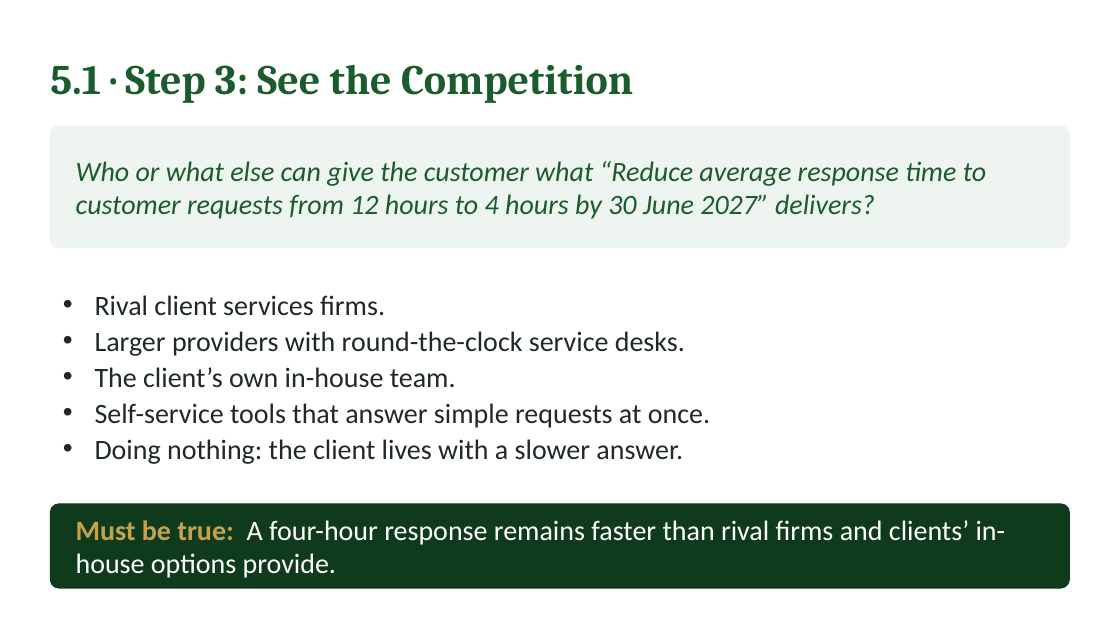
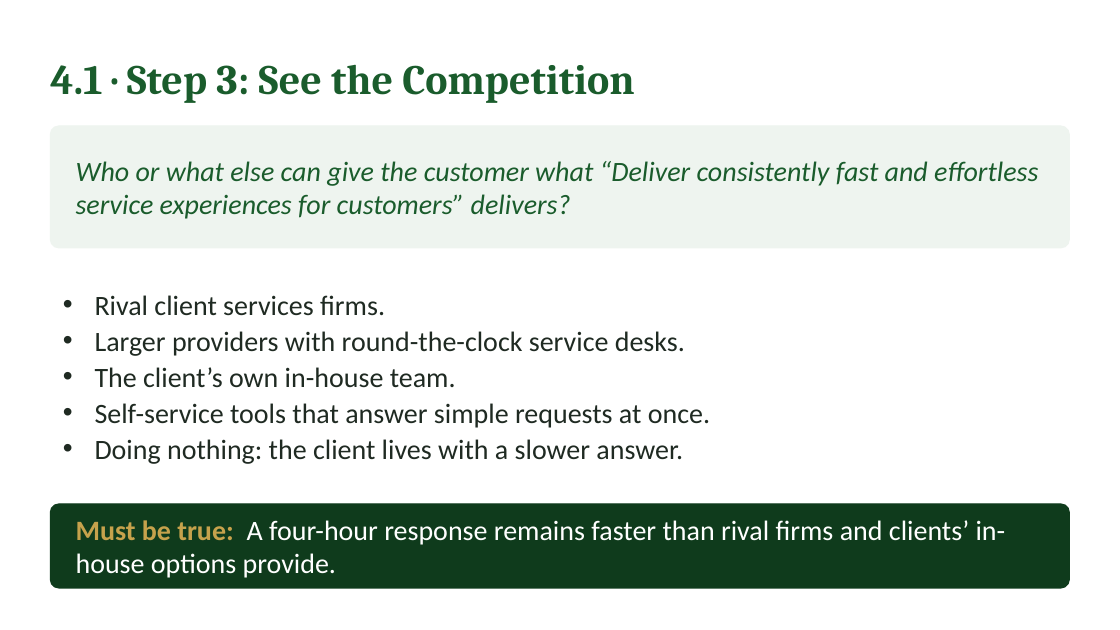
Before and after one commit to IBSL26/ibsl-platform, a slide deck: slide 25 of Claude outputs/Deck upload/Module-2/unit-04.pptx (slide 27 before the commit). Drawn at 1120x630 pixels with LibreOffice and Linux fonts; fonts in the diff are those of the drawing. Boxes give left, top, right and bottom in pixels: in the first picture for what was removed or moved away, otherwise in the second. Text is boxed around its words. In the diff, an @@ line names an element or a change of style, - is before the commit and + after.

```diff
--- a/Claude outputs/Deck upload/Module-2/unit-04.pptx
+++ b/Claude outputs/Deck upload/Module-2/unit-04.pptx
@@ text at (x1=50, y1=65, x2=634, y2=103): text changed @@
-5.1 · Step 3: See the Competition
+4.1 · Step 3: See the Competition
@@ text at (x1=76, y1=161, x2=1038, y2=219): text changed @@
-Who or what else can give the customer what “Reduce average response time to customer requests from 12 hours to 4 hours by 30 June 2027” delivers?
+Who or what else can give the customer what “Deliver consistently fast and effortless service experiences for customers” delivers?
```
Also in this commit, not shown: 10 other slides changed, 40 other files.
